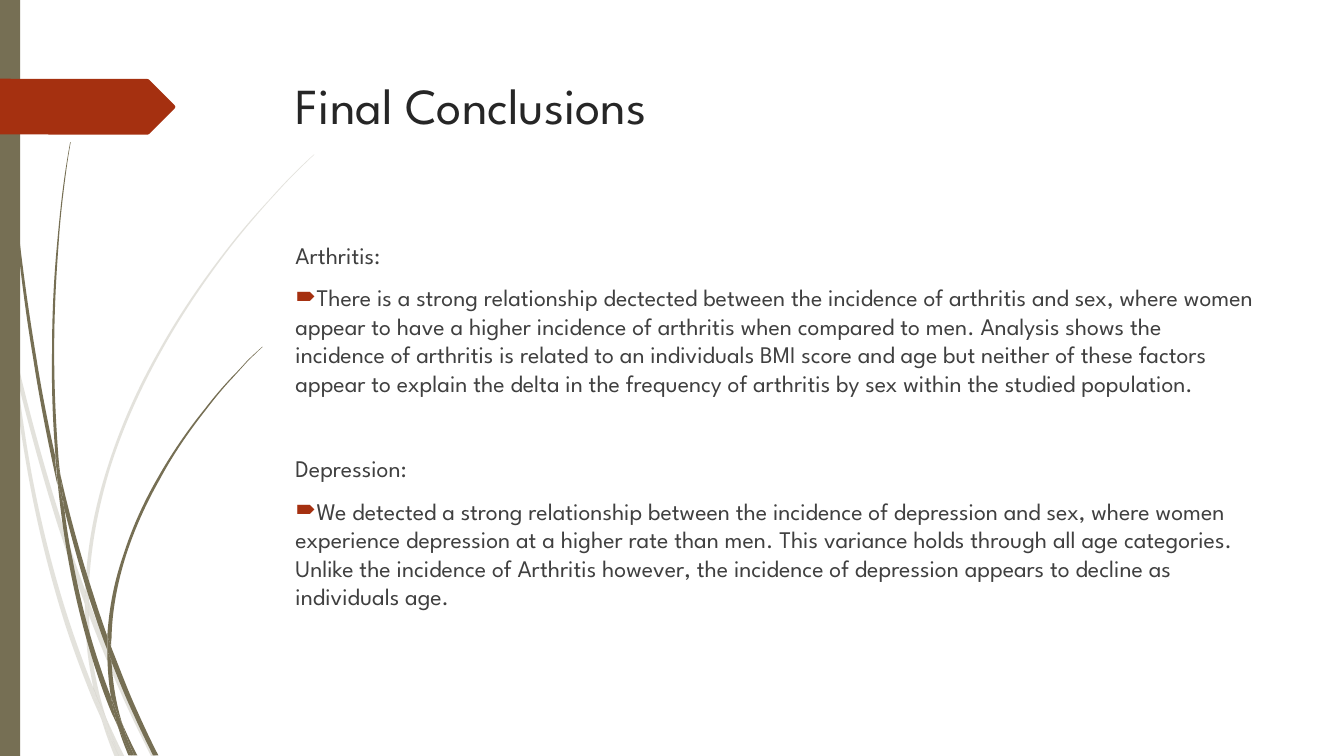
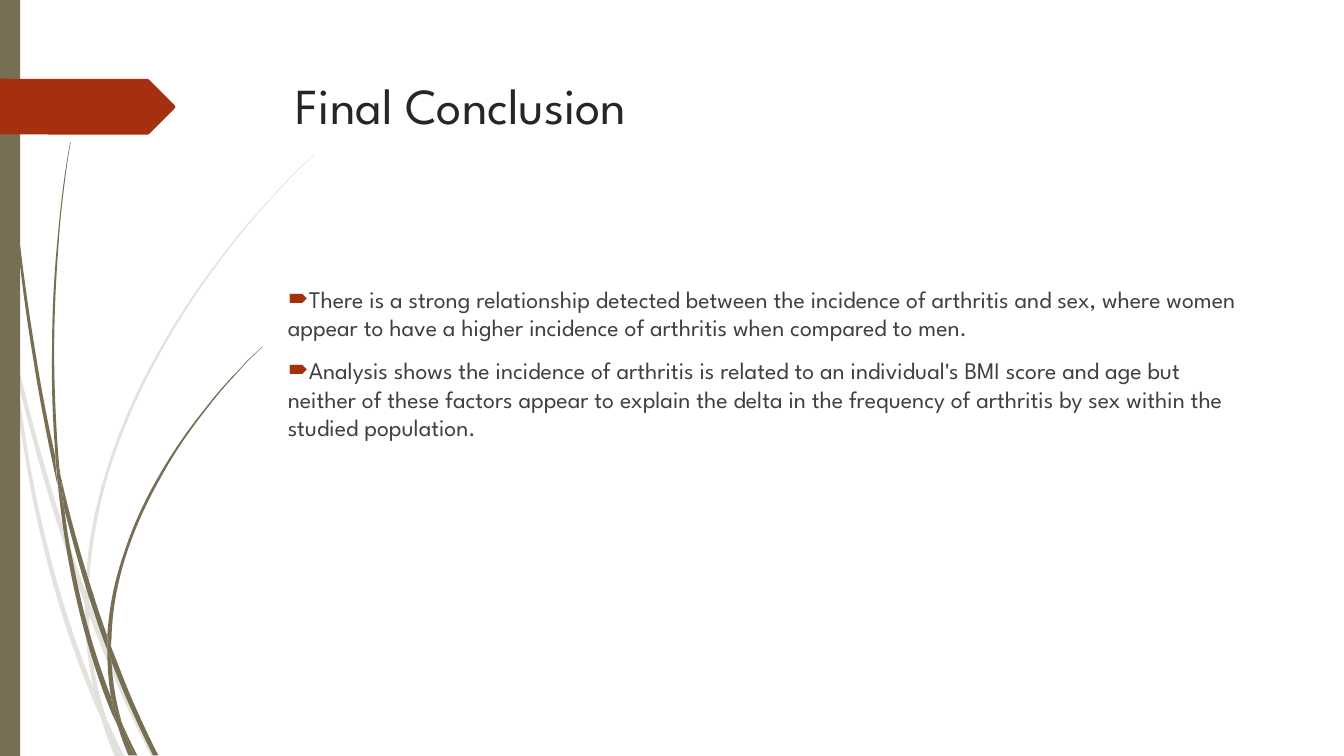
Before and after one commit to jeffrey1008x/Project1Team5, a slide deck: slide 15 of Analysis of Selected Health Issues (Light).pptx (slide 18 before the commit). Drawn at 1344x756 pixels with LibreOffice and Linux fonts; fonts in the diff are those of the drawing; background and template pictures are left out. Boxes give left, top, right and bottom in pixels: in the first picture for what was removed or moved away, otherwise in the second. Text is boxed around its words. In the diff, an @@ line names an element or a change of style, - is before the commit and + after.

```diff
--- a/Analysis of Selected Health Issues (Light).pptx
+++ b/Analysis of Selected Health Issues (Light).pptx
@@ title at <box>296,89,626,125</box>: text changed @@
-Final Conclusions
+Final Conclusion
@@ text at <box>288,291,1235,441</box>: text changed @@
-Arthritis:
-🠶 There is a strong relationship dectected between the incidence of arthritis and sex, where women appear to have a higher incidence of arthritis when compared to men. Analysis shows the incidence of arthritis is related to an individuals BMI score and age but neither of these factors appear to explain the delta in the frequency of arthritis by sex within the studied population.
-Depression:
-🠶 We detected a strong relationship between the incidence of depression and sex, where women experience depression at a higher rate than men. This variance holds through all age categories. Unlike the incidence of Arthritis however, the incidence of depression appears to decline as individuals age.
+🠶 There is a strong relationship detected between the incidence of arthritis and sex, where women appear to have a higher incidence of arthritis when compared to men.
+🠶 Analysis shows the incidence of arthritis is related to an individual's BMI score and age but neither of these factors appear to explain the delta in the frequency of arthritis by sex within the studied population.
```
Also in this commit, not shown: 10 other slides changed, 5 slides added, 14 slides removed, 1 other file.
